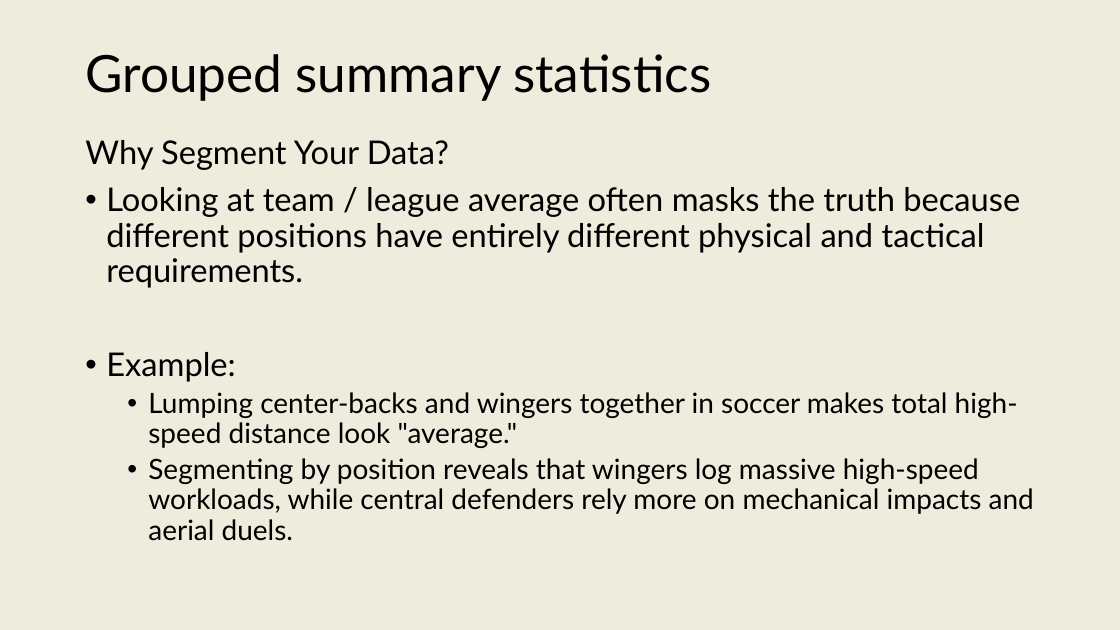
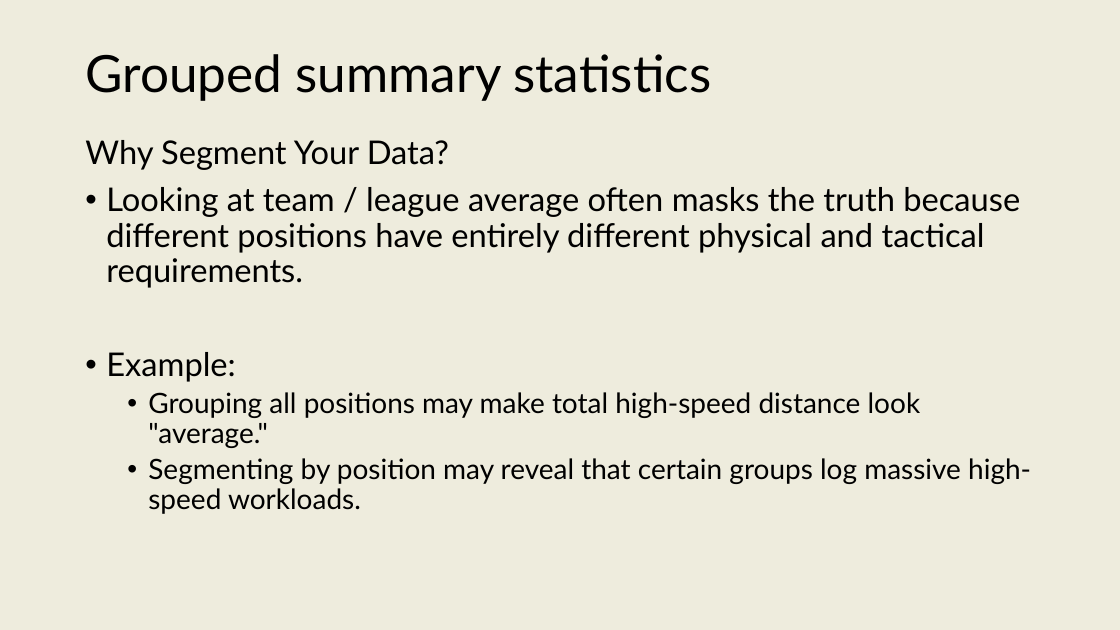
Before and after one commit to onishisaryu/HES-3000-Sports-Data-Analytics, a slide deck: slide 24 of pptx/Lecture8.pptx (slide 22 before the commit). Drawn at 1120x630 pixels with LibreOffice and Linux fonts; fonts in the diff are those of the drawing. Boxes give left, top, right and bottom in pixels: in the first picture for what was removed or moved away, otherwise in the second. Text is boxed around its words. In the diff, an @@ line names an element or a change of style, - is before the commit and + after.

```diff
--- a/pptx/Lecture8.pptx
+++ b/pptx/Lecture8.pptx
@@ text at <box>148,392,1031,514</box>: text changed @@
-  • Lumping center-backs and wingers together in soccer makes total high-speed distance look "average."
-  • Segmenting by position reveals that wingers log massive high-speed workloads, while central defenders rely more on mechanical impacts and aerial duels.
+  • Grouping all positions may make total high-speed distance look "average."
+  • Segmenting by position may reveal that certain groups log massive high-speed workloads.
```
Also in this commit, not shown: 9 other slides changed, 4 slides added, 1 slide removed, 4 other files.
